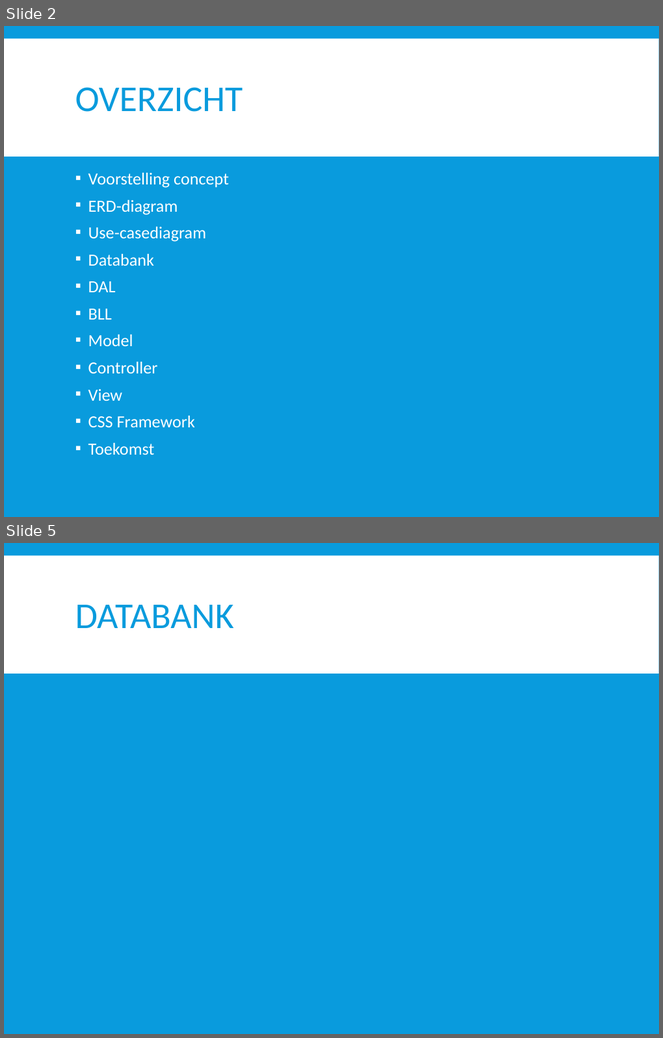
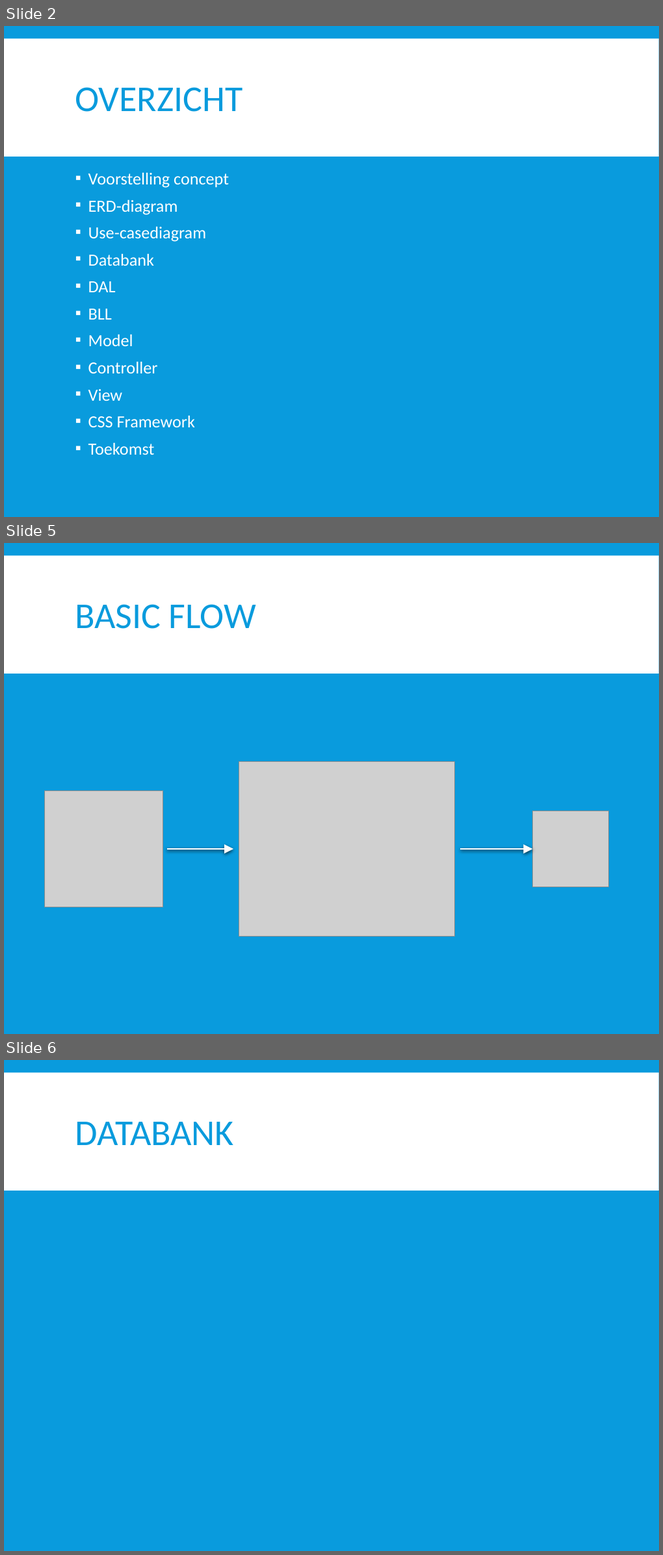
Before and after one commit to dlife/InstantInterview, a slide deck: Presentatie/2015 06 04 Presentatie slides David.pptx. Shown one above the other, each under a label of ours: slides 2 and 5 before the commit, slides 2, 5 and 6 after it; the slides between them are not shown. The pictures are 663x1038 and 663x1555 pixels, drawn with LibreOffice and Linux fonts; fonts in the diff are those of the drawing; grey boxes stand for pictures. Boxes give left, top, right and bottom in pixels: in the first picture for what was removed or moved away, otherwise in the second. Text is boxed around its words. In the diff, an @@ line names an element or a change of style, - is before the commit and + after.

```diff
--- a/Presentatie/2015 06 04 Presentatie slides David.pptx
+++ b/Presentatie/2015 06 04 Presentatie slides David.pptx
@@ slide 5 added at [4, 543, 659, 1034], background #099BDD; not listed: 1 template element that a slide beside it also shows @@
@@ title added at [76, 604, 256, 629], 40 pt, text #099BDD @@
+BASIC FLOW
@@ picture added at [239, 762, 455, 937] @@
@@ picture added at [44, 791, 163, 907] @@
@@ picture added at [532, 811, 608, 887] @@
@@ arrow added from (167, 849) to (233, 849), #FFFFFF 2 pt @@
@@ arrow added from (461, 849) to (532, 849), #FFFFFF 2 pt @@
@@ what was slide 5 is now slide 6 @@
```
Also in this commit, not shown: 3 slides changed, 1 other slide added.
